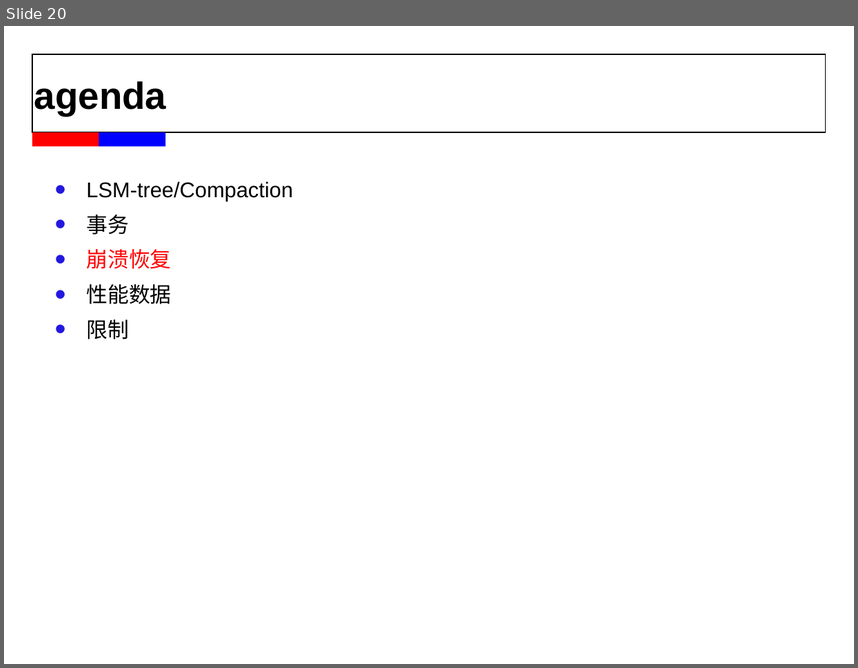
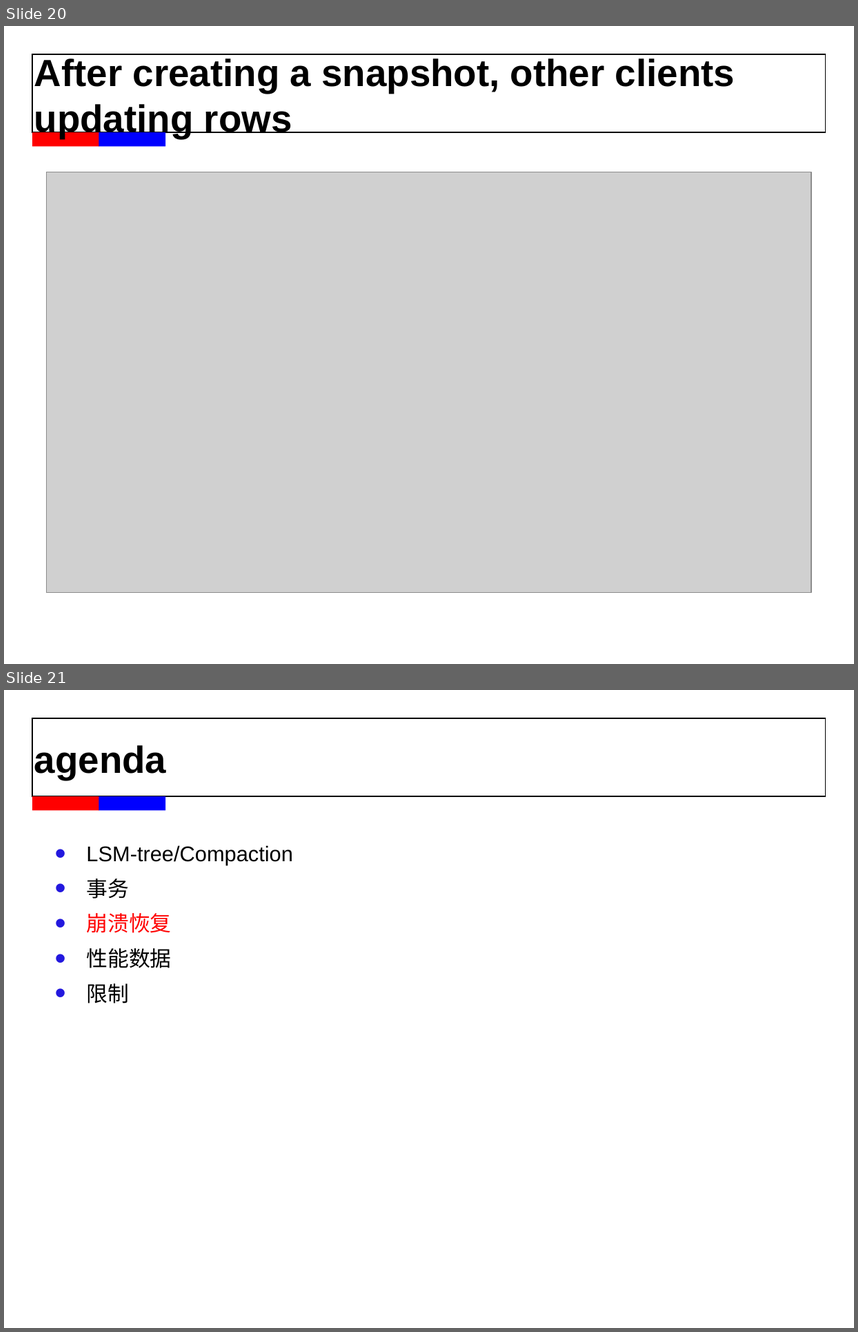
Before and after one commit to wisehead/techblog, a slide deck: database/MySQL/MyRocks_chenhui.ppt. Shown one above the other, each under a label of ours: slide 20 before the commit, slides 20 and 21 after it. The pictures are 858x668 and 858x1332 pixels, drawn with LibreOffice and Linux fonts; fonts in the diff are those of the drawing; grey boxes stand for pictures; background and template pictures are left out. Boxes give left, top, right and bottom in pixels: in the first picture for what was removed or moved away, otherwise in the second. Text is boxed around its words. In the diff, an @@ line names an element or a change of style, - is before the commit and + after.

```diff
--- a/database/MySQL/MyRocks_chenhui.ppt
+++ b/database/MySQL/MyRocks_chenhui.ppt
@@ slide 20 added at [4,26,854,664], background #FFFFFF; not listed: 3 template elements that a slide beside it also shows @@
@@ title added at [34,58,735,138], 32 pt, text #000000, bold @@
+After creating a snapshot, other clients updating rows
@@ picture added at [47,172,811,593] @@
@@ what was slide 20 is now slide 21 @@
```
Also in this commit, not shown: 2 slides changed.
